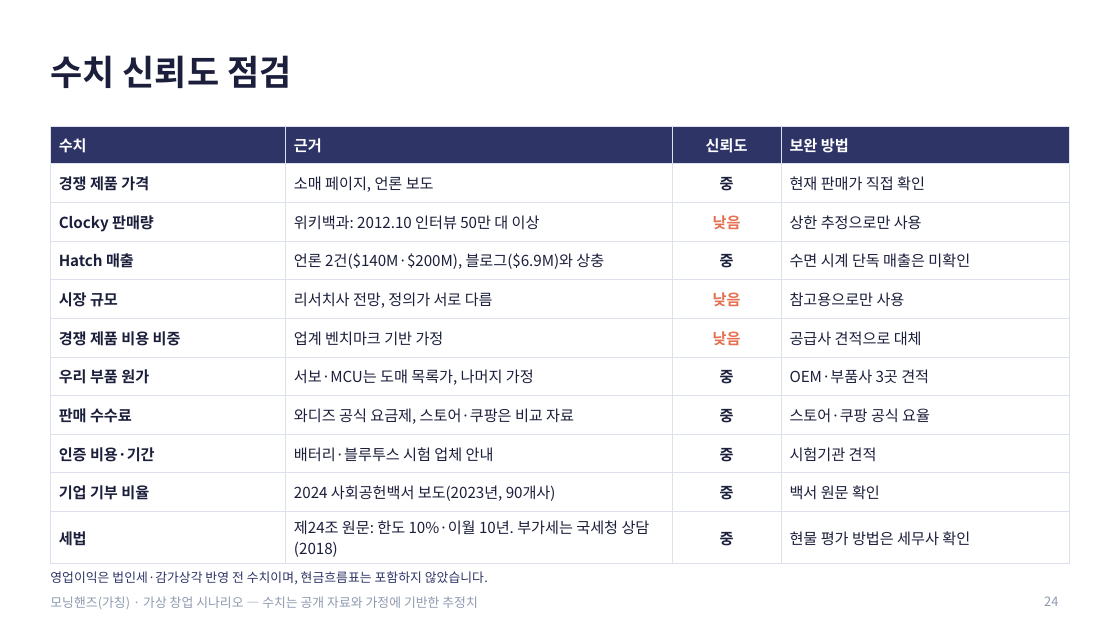
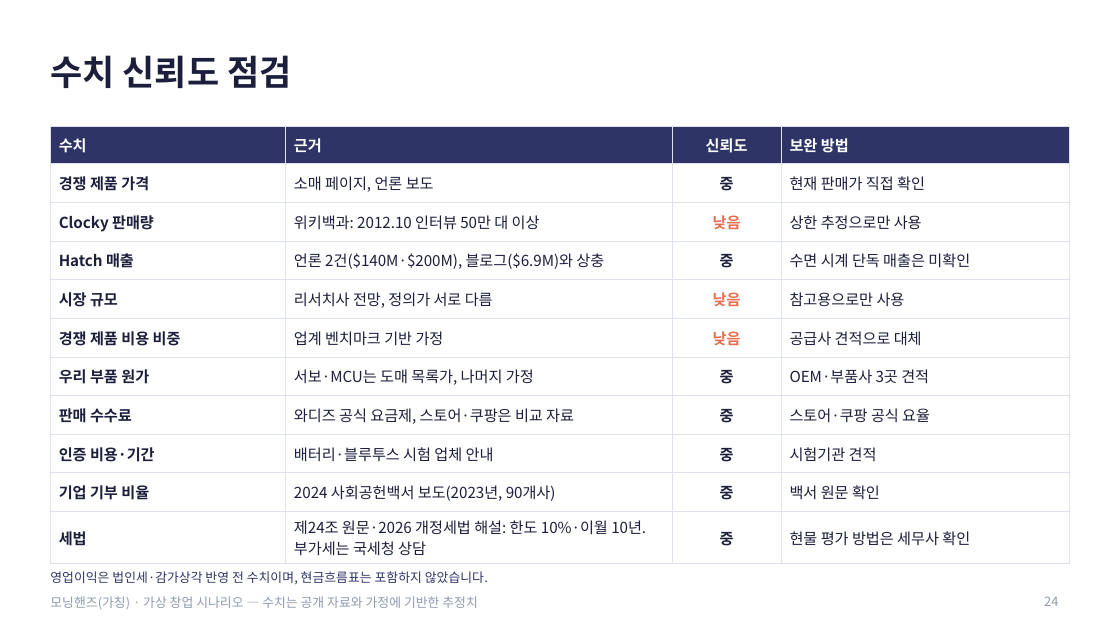
Before and after one commit to g975682-source/-, a slide deck: slide 24 of MorningHands_Business_Analysis.pptx. Drawn at 1120x630 pixels with LibreOffice and Linux fonts; fonts in the diff are those of the drawing. Boxes give left, top, right and bottom in pixels: in the first picture for what was removed or moved away, otherwise in the second. Text is boxed around its words. In the diff, an @@ line names an element or a change of style, - is before the commit and + after.

```diff
--- a/MorningHands_Business_Analysis.pptx
+++ b/MorningHands_Business_Analysis.pptx
@@ table at [50, 126, 1070, 560] @@
-row 11, column 2: 제24조 원문: 한도 10%·이월 10년. 부가세는 국세청 상담(2018)
+row 11, column 2: 제24조 원문·2026 개정세법 해설: 한도 10%·이월 10년. 부가세는 국세청 상담
```
Also in this commit, not shown: 2 other slides changed, 2 other files.
